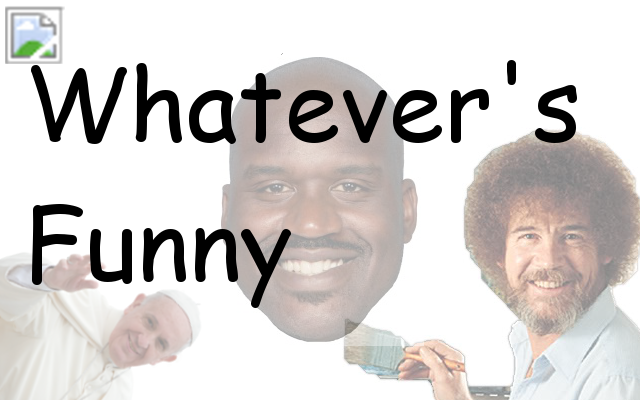
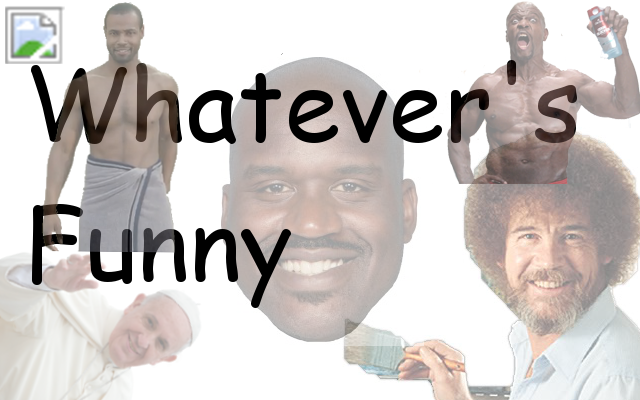
The second 640px x 400px image is a revision of the first. Changes to its layers:
added layer "IsaiahMustafa_zps0e550b94.png" above "terry.png" over [41, 2, 179, 253]
added layer "terry.png" above "Clipboard #2" over [419, 1, 640, 184]
